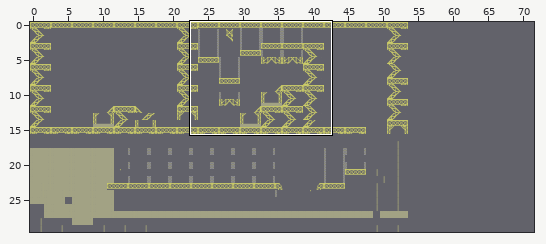
A Tiled map gets an edit: data/testlevel.tmx. Above: a wide view before the commit, with the close-up outlined.
Close-up. Before the edit:
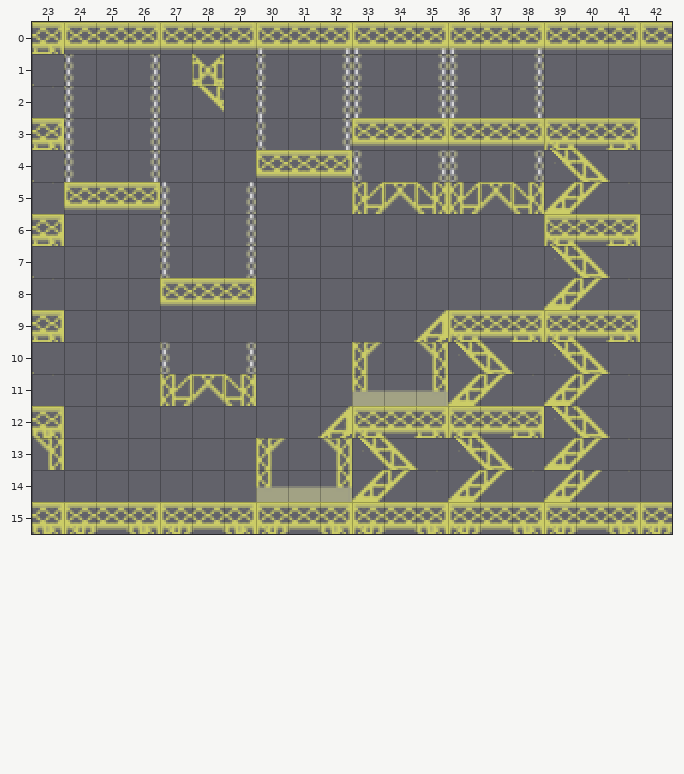
Cells are 16x16 px. Shown: x 23..42, y 0..15. The commit also changed other parts of the map, which this record leaves out.
The same view after the edit:
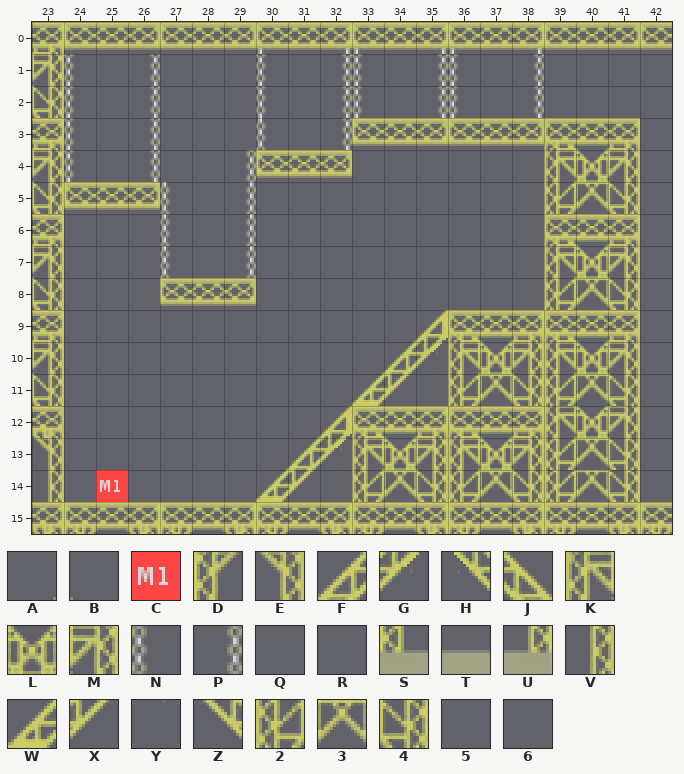
Key: from "tiles": A 7, B 10, C 39, D 48, E 50, F 52, G 53, H 54, J 55, K 57, L 58, M 59, N 60, P 62, Q 63, R 65, S 90, T 91, U 92, V 95, W 96, X 97, Y 98, Z 100, 2 102, 3 103, 4 104, 5 108, 6 110.
_ is an empty cell.
Tiles of an added or newly shown layer are drawn over the layers below it.
See-through tiles are keyed as they look on the map.
The edit:
{"where": "layer \"Kachelebene 1\""}
{"y":1,"x":23,"old":"B","new":"M"}
{"y":1,"x":28,"old":"L","new":"_"}
{"y":2,"x":23,"old":"Y","new":"4"}
{"y":2,"x":28,"old":"Z","new":"_"}
{"y":4,"x":23,"old":"B","new":"M"}
{"y":4,"x":29,"old":"R","new":"P"}
{"y":4,"x":33,"old":"N","new":"Q"}
{"y":4,"x":35,"old":"PN","new":"RQ"}
{"y":4,"x":38,"old":"PHJB","new":"RKLM"}
{"y":5,"x":23,"old":"Y","new":"4"}
{"y":5,"x":33,"old":"234234WXY","new":"5_65_6234"}
{"y":7,"x":23,"old":"B","new":"M"}
{"y":7,"x":39,"old":"HJB","new":"KLM"}
{"y":8,"x":23,"old":"Y","new":"4"}
{"y":8,"x":39,"old":"WXY","new":"234"}
{"y":10,"x":23,"old":"B","new":"M"}
{"y":10,"x":27,"old":"N","new":"Q"}
{"y":10,"x":29,"old":"P","new":"R"}
{"y":10,"x":33,"old":"D_EHJBHJB","new":"AFGKLMKLM"}
{"y":11,"x":23,"old":"Y","new":"4"}
{"y":11,"x":27,"old":"234","new":"5_6"}
{"y":11,"x":33,"old":"STUWXYWXY","new":"WXY234234"}
{"y":12,"x":39,"old":"HJB","new":"KLM"}
{"y":13,"x":30,"old":"D_EHJBHJBWXY","new":"AFGKLMKLM234"}
{"y":14,"x":23,"old":"_","new":"V"}
{"y":14,"x":30,"old":"STUWXYWXYWXY","new":"WXY234234234"}
{"where": "layer \"Kachelebene 2\" (added)"}
{"y":14,"x":25,"old":"_","new":"C"}
